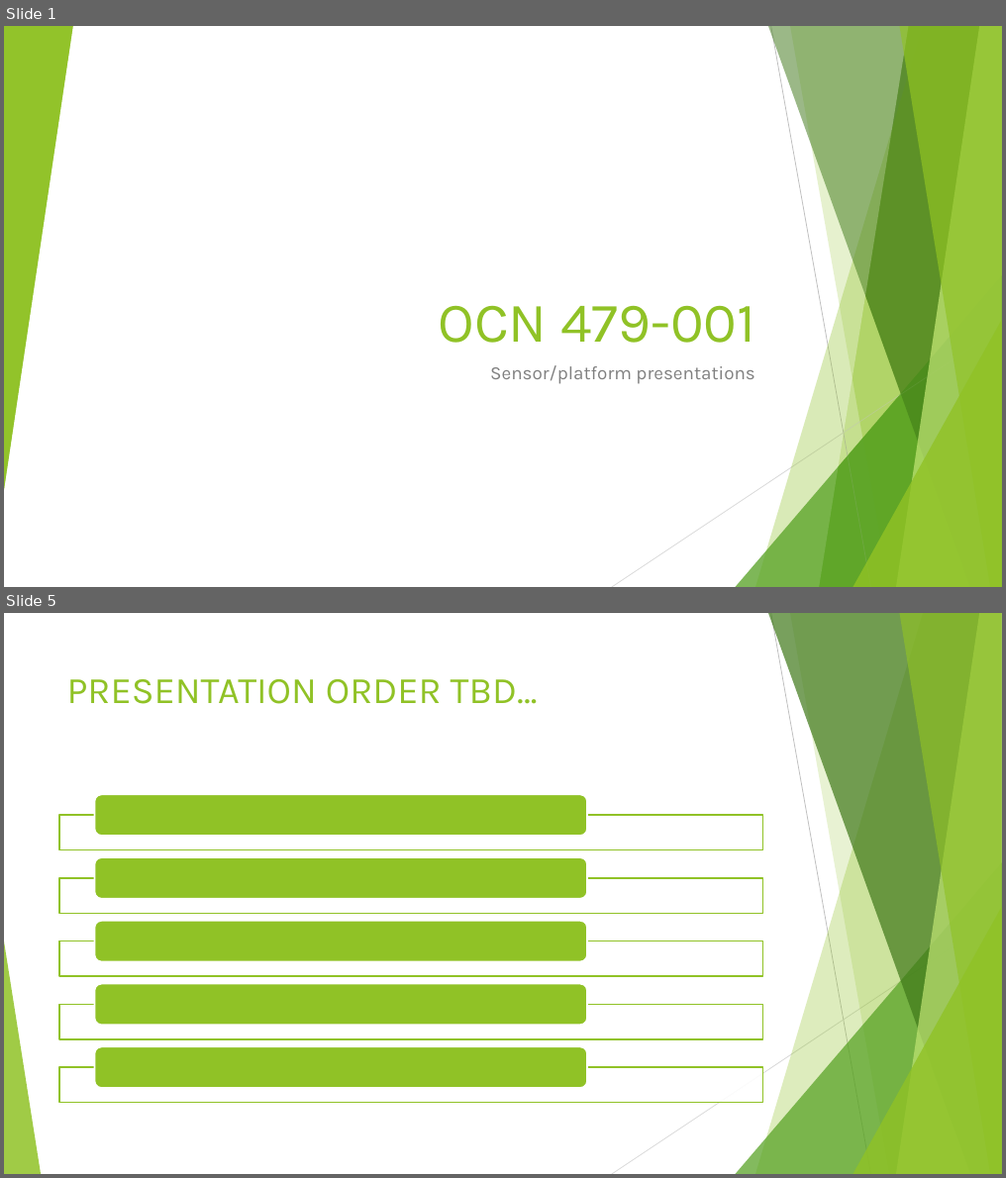
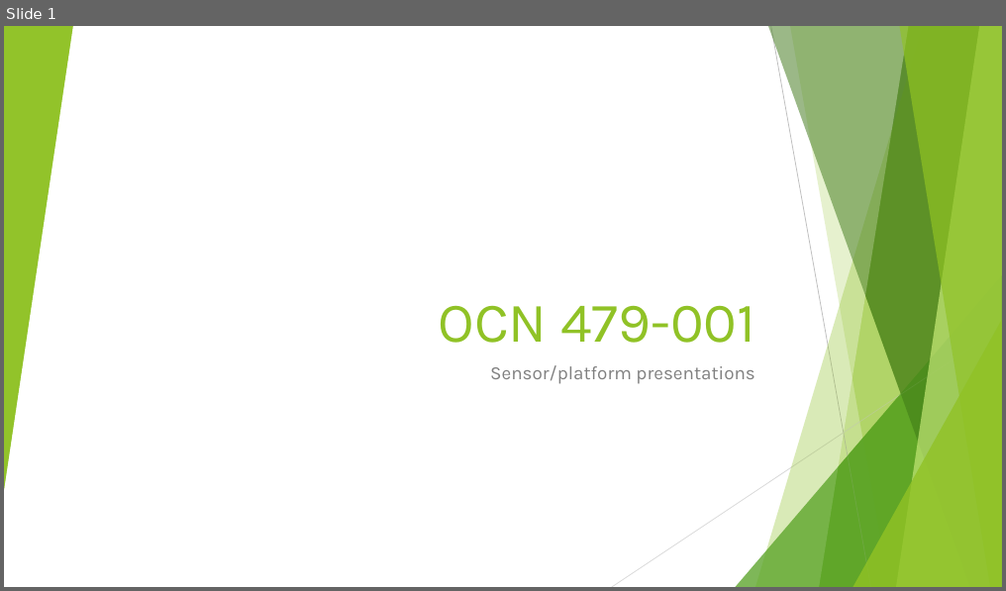
Before and after one commit to SUPScientist/Smart-Coasts, a slide deck: Class-03-Presentation1/OCN479_Lecture03_SensorPresentations.pptx. Shown one above the other, each under a label of ours: slides 1 and 5 before the commit, slide 1 after it; the slides between them are not shown. The pictures are 1006x1178 and 1006x591 pixels, drawn with LibreOffice and Linux fonts; fonts in the diff are those of the drawing; background and template pictures are left out. Boxes give left, top, right and bottom in pixels: in the first picture for what was removed or moved away, otherwise in the second. Text is boxed around its words. In the diff, an @@ line names an element or a change of style, - is before the commit and + after.

```diff
--- a/Class-03-Presentation1/OCN479_Lecture03_SensorPresentations.pptx
+++ b/Class-03-Presentation1/OCN479_Lecture03_SensorPresentations.pptx
@@ slide 5 removed at <box>4,613,1002,1174</box>, background #FFFFFF; not listed: 7 template elements that a slide beside it also shows @@
@@ line removed from (771, 613) to (871, 1174) @@
@@ title removed at <box>67,679,538,704</box> @@
-PRESENTATION ORDER TBD…
@@ line removed from (1002, 915) to (612, 1174) @@
@@ triangle removed at <box>4,942,41,1174</box> @@
@@ group removed at <box>59,795,763,1103</box>: 5 rectangles, 5 rounded rectangles @@
```
Also in this commit, not shown: 3 slides changed, 1 slide added, 1 other slide removed, 1 other file.
